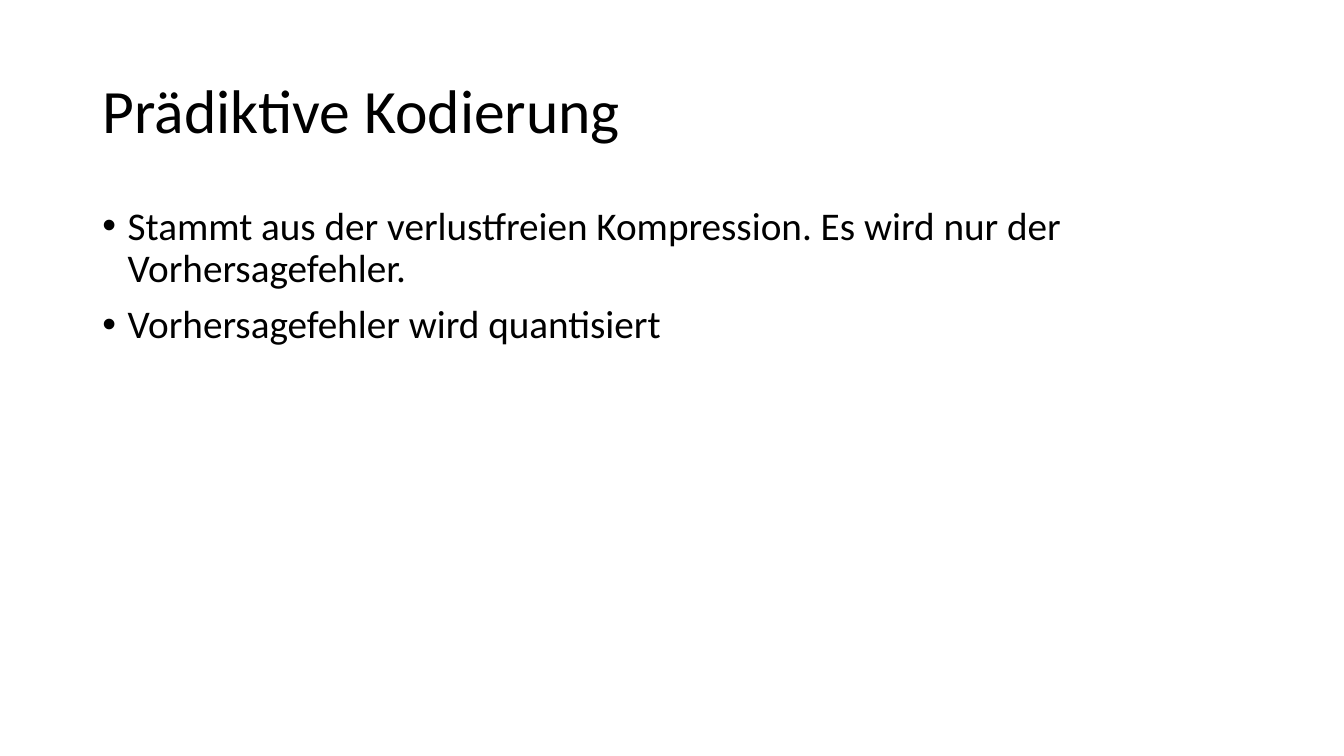
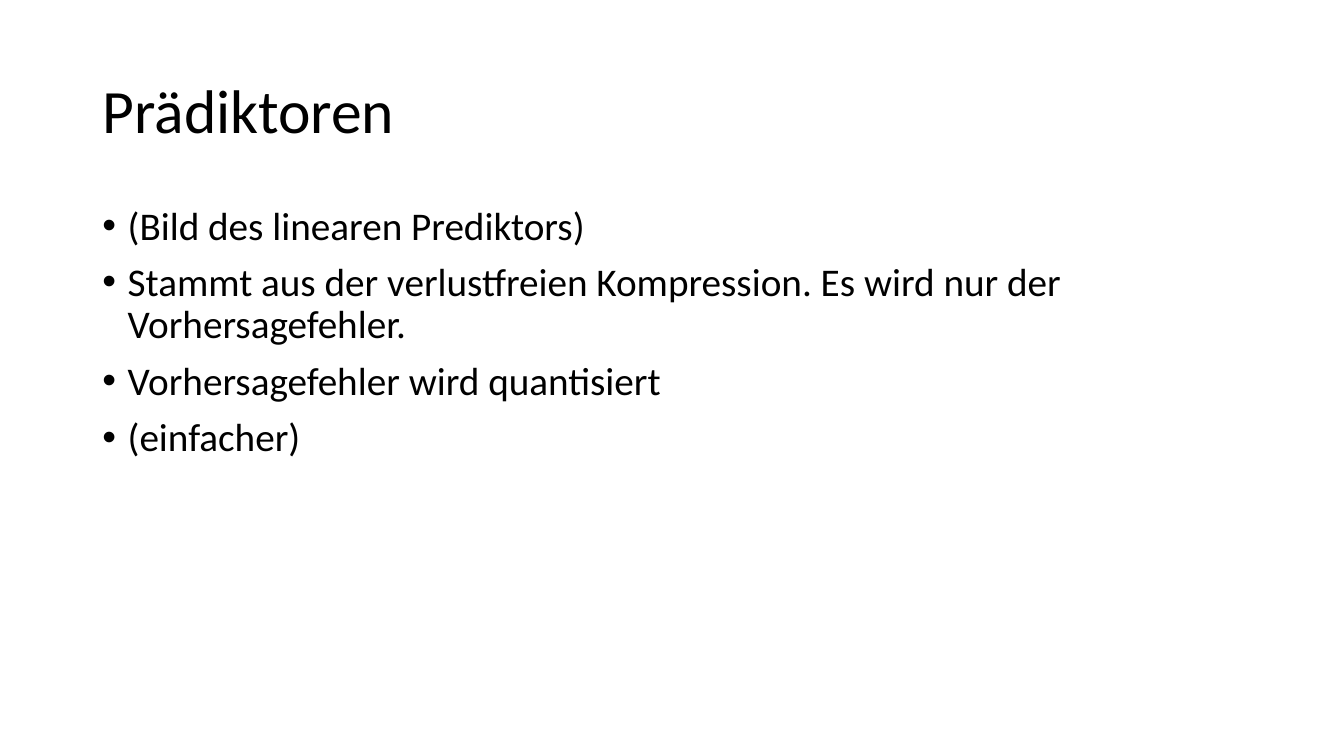
Before and after one commit to Helldevastator/PFSSCompression, a slide deck: slide 17 of doc/praes/Kompression.pptx (slide 22 before the commit). Drawn at 1344x756 pixels with LibreOffice and Linux fonts; fonts in the diff are those of the drawing. Boxes give left, top, right and bottom in pixels: in the first picture for what was removed or moved away, otherwise in the second. Text is boxed around its words. In the diff, an @@ line names an element or a change of style, - is before the commit and + after.

```diff
--- a/doc/praes/Kompression.pptx
+++ b/doc/praes/Kompression.pptx
@@ title at <box>102,90,394,134</box>: text changed @@
-Prädiktive Kodierung
+Prädiktoren
@@ text at <box>128,211,584,246</box>: paragraph added @@
+• (Bild des linearen Prediktors)
@@ text at <box>128,422,301,457</box>: paragraph added @@
+• (einfacher)
```
Also in this commit, not shown: 10 other slides changed, 12 slides added, 10 slides removed, 2 other files.
